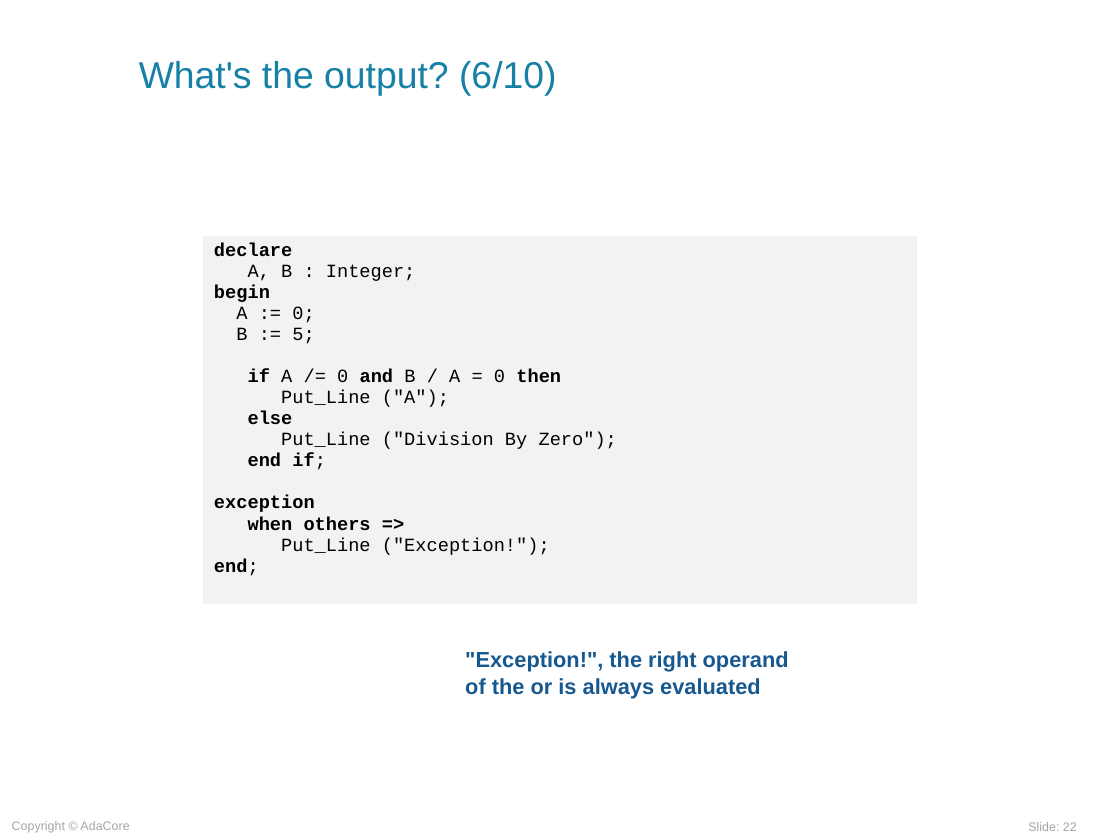
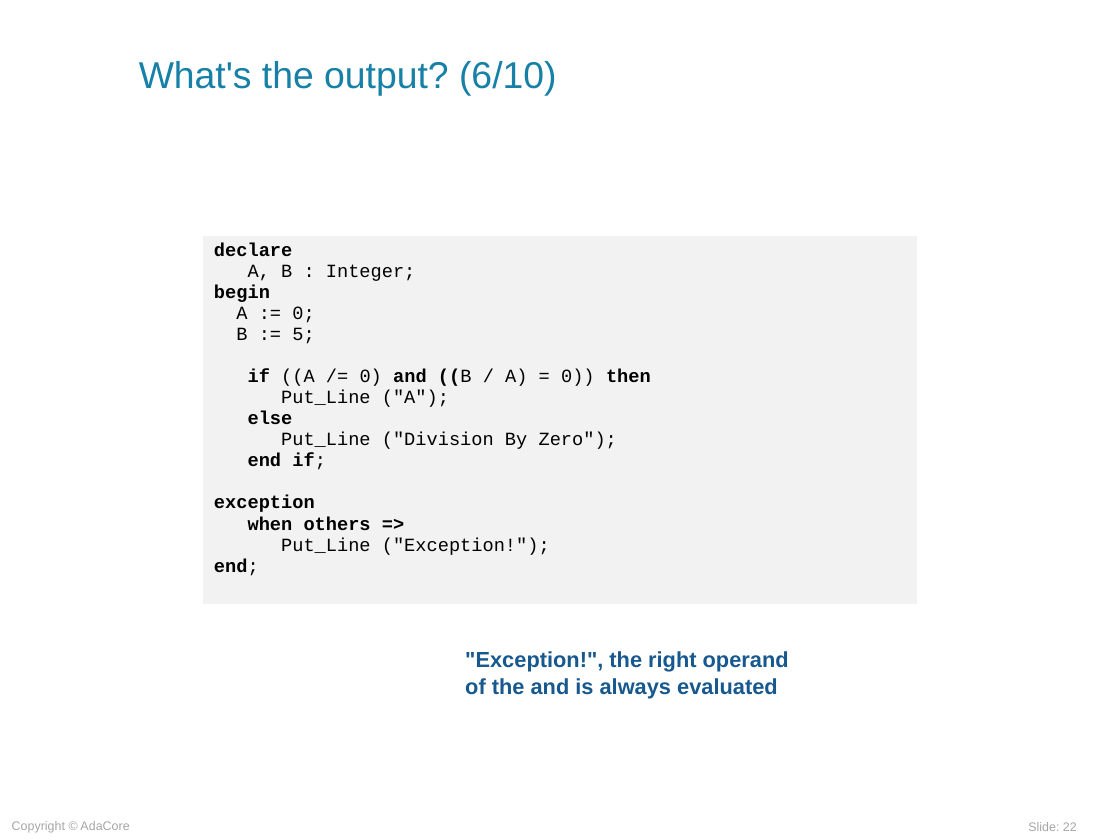
Before and after one commit to AdaCoreU/Courses, a slide deck: slide 22 of lectures/03_Programming_in_the_Large/01_Exceptions/slides/Exceptions.ppt. Drawn at 1120x840 pixels with LibreOffice and Linux fonts; fonts in the diff are those of the drawing; background and template pictures are left out. Boxes give left, top, right and bottom in pixels: in the first picture for what was removed or moved away, otherwise in the second. Text is boxed around its words. In the diff, an @@ line names an element or a change of style, - is before the commit and + after.

Commit message:
Updated English Exceptions Lecture
Updated English Exceptions Lecture

```diff
--- a/lectures/03_Programming_in_the_Large/01_Exceptions/slides/Exceptions.ppt
+++ b/lectures/03_Programming_in_the_Large/01_Exceptions/slides/Exceptions.ppt
@@ table at (203,235,917,605) @@
@@ row 1, column 1: "declare / A, B : Integer; / begin / A := 0; / B := 5; / if A /= 0 and B / A = 0 then / Put_Line ("A"); / else / Put_Line ("Division By Zero"); / end if; / exception / when others => / Put_Line ("Exception!"); / end;" to "declare / A, B : Integer; / begin / A := 0; / B := 5; / if ((A /= 0) and ((B / A) = 0)) then / Put_Line ("A"); / else / Put_Line ("Division By Zero"); / end if; / exception / when others => / Put_Line ("Exception!"); / end;" @@
@@ text at (465,651,789,698): text changed @@
-"Exception!", the right operand of the or is always evaluated
+"Exception!", the right operand of the and is always evaluated
```
Also in this commit, not shown: 26 other slides changed, 1 slide added, 1 other file.
